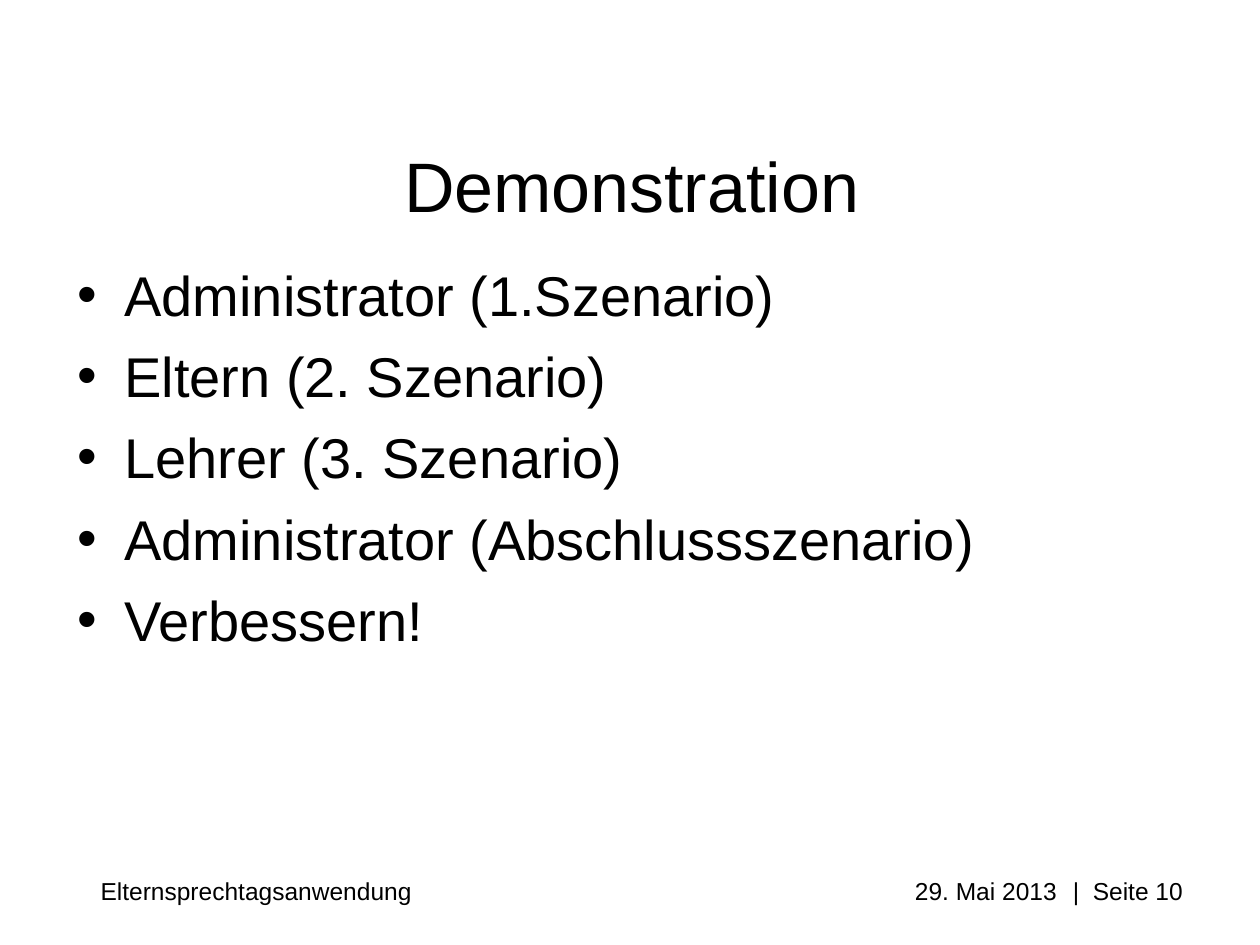
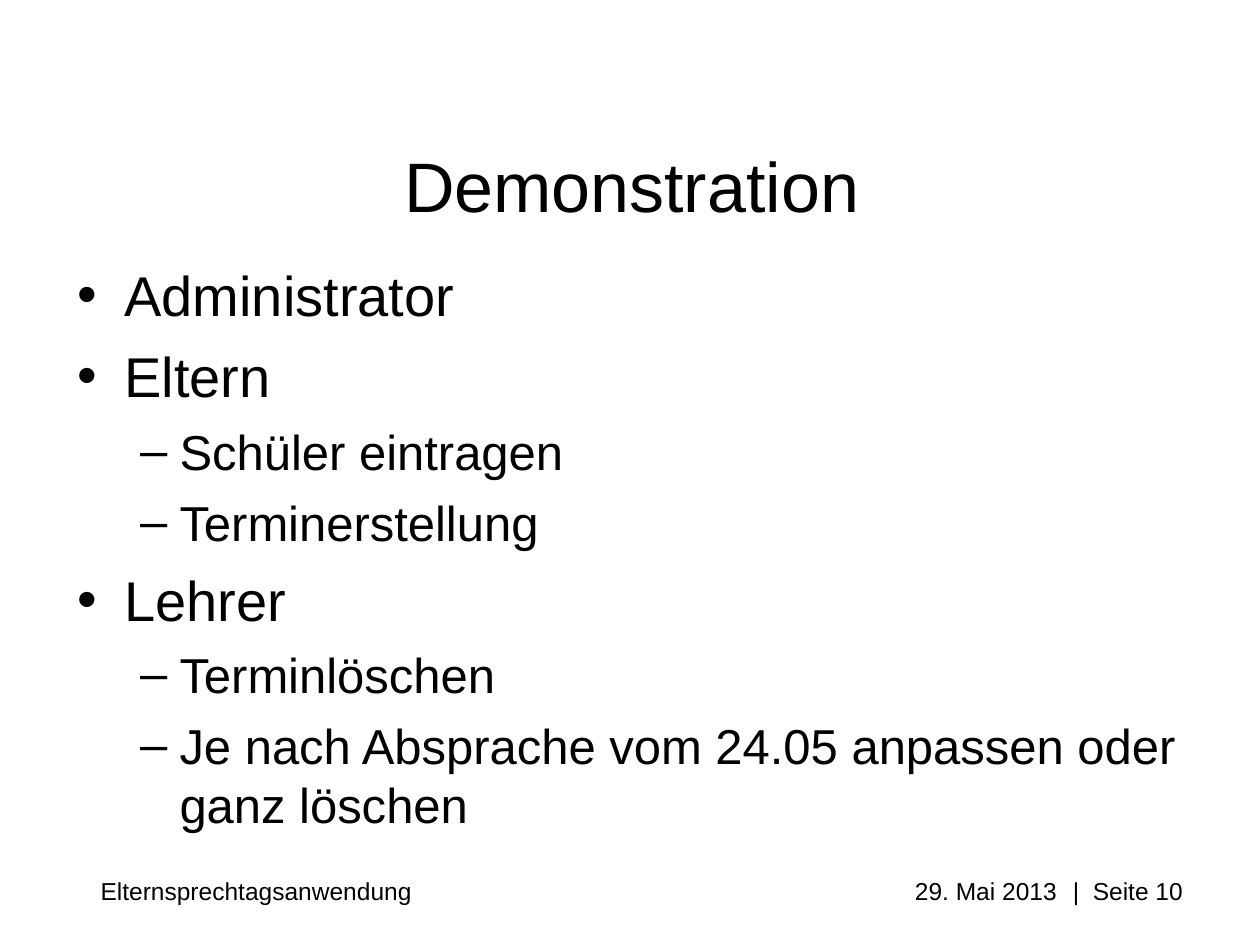
Before and after one commit to Professi/esta, a slide deck: slide 10 of docs/Praesentation/Elternsprechtagsanwendung(ESTA).ppt. Drawn at 1260x945 pixels with LibreOffice and Linux fonts; fonts in the diff are those of the drawing; background and template pictures are left out. Boxes give left, top, right and bottom in pixels: in the first picture for what was removed or moved away, otherwise in the second. Text is boxed around its words. In the diff, an @@ line names an element or a change of style, - is before the commit and + after.

Commit message:
#update Praesentation/Elternsprechtagsanwendung(ESTA).ppt

```diff
--- a/docs/Praesentation/Elternsprechtagsanwendung(ESTA).ppt
+++ b/docs/Praesentation/Elternsprechtagsanwendung(ESTA).ppt
@@ text at [124, 275, 1175, 833]: text changed; size 32 to 28 pt @@
-• Administrator (1.Szenario)
-• Eltern (2. Szenario)
-• Lehrer (3. Szenario)
-• Administrator (Abschlussszenario)
-• Verbessern!
+• Administrator
+• Eltern
+  – Schüler eintragen
+  – Terminerstellung
+• Lehrer
+  – Terminlöschen
+  – Je nach Absprache vom 24.05 anpassen oder ganz löschen
```
